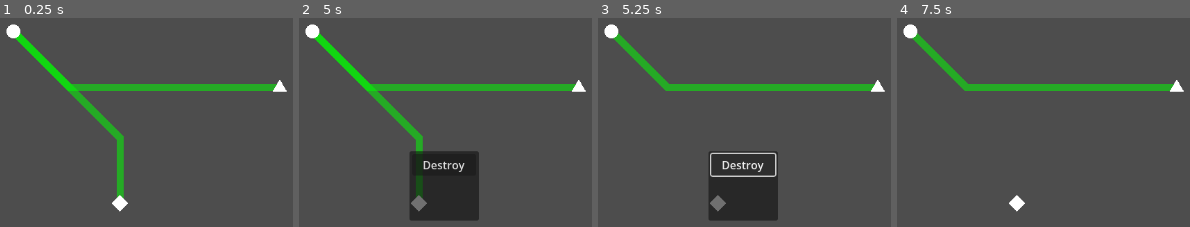
Above: before the commit, frames 1-4 (left to right).
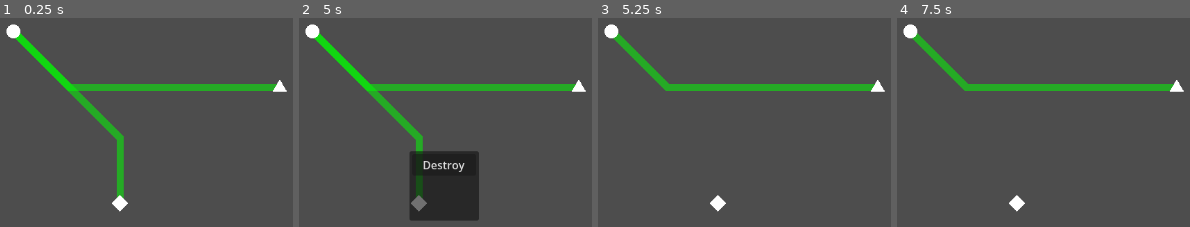
Above: after the commit, the same moments.

Repository: 9thAzure/CarbonCommuter
Game: Godot game, scene res://main/main.tscn
Two runs of this game, one before a commit and one after it. Both use one fixed random seed, a clock stepped at 60 frames per second and the inputs below.
Inputs (mouse positions are in pixels of both pictures, inside the frame that each line leads up to):
- Up to frame 1 (0.25 s): no input
- Up to frame 2 (5 s): tap Enter at 0.5, 2, 3.5 s; click (outside the picture) at 0.67 s; tap Space at 1.25, 2.75, 4.25 s; move the mouse to (outside the picture) at 1.27 s; click (outside the picture) at 1.42 s; move the mouse to (outside the picture) at 2.02 s; click (outside the picture) at 2.17 s; move the mouse to (outside the picture) at 2.77 s; click (outside the picture) at 2.92 s; move the mouse to (outside the picture) at 3.52 s; click (outside the picture) at 3.67 s; move the mouse to (410, 151) at 4.27 s; click (410, 151) at 4.42 s
- Up to frame 3 (5.25 s): click "Destroy" at 5 s
- Up to frame 4 (7.5 s): click (1043, 164) at 5.75 s, where only the run before the commit has a clickable "Destroy"; click (1043, 164) at 6.5 s, where only the run before the commit has a clickable "Destroy"; move the mouse to (outside the picture) at 7.27 s; click (outside the picture) at 7.42 s

Frames 1-2 are identical in both runs. In frame 3, 7.5% of the frame differs, in the area x 37-62%, y 63-97%; in frame 4, nothing differs.

Commit message:
leo's traffic code

Diff:
--- a/menu/popup_manager/line_menu/line_menu.gd
+++ b/menu/popup_manager/line_menu/line_menu.gd
@@ -14,3 +14,4 @@
 
 func _on_destroy_button_pressed() -> void:
 	destroy_line.emit(current_line)
+	hide()
--- a/menu/popup_manager/station_menu/station_menu.gd
+++ b/menu/popup_manager/station_menu/station_menu.gd
@@ -13,6 +13,6 @@
 	assert(current_station)
 
 
-
 func _on_create_line_button_pressed() -> void:
 	create_line.emit(current_station)
+	hide()
--- a/transport/line/line.gd
+++ b/transport/line/line.gd
@@ -18,12 +18,45 @@
 
 var distance := -1.0
 
+@export var emission_factor := 1.0
+var traffic := 0.0
+var passengers_in_transit := []  # Array of {destination: Station, travel_time: float}
+@export var travel_speed := 50.0  # Units per second
+
 func _ready() -> void:
 	assert(station1)
 	assert(station2)
 
 	station1.connected_lines.push_back(self)
 	station2.connected_lines.push_back(self)
+
+func add_passenger(destination: Station) -> void:
+	assert(distance > 0)
+
+	var travel_time = distance / travel_speed
+	passengers_in_transit.append({
+		"destination": destination,
+		"time_remaining": travel_time
+	})
+	traffic = passengers_in_transit.size()
+
+func _process(delta: float) -> void:
+	# Update all passengers traveling on this line
+	for i in range(passengers_in_transit.size() - 1, -1, -1):
+		passengers_in_transit[i].time_remaining -= delta
+
+		if passengers_in_transit[i].time_remaining <= 0:
+			# Passenger arrived!
+			var destination = passengers_in_transit[i].destination
+			destination.arrive_passenger()
+			passengers_in_transit.remove_at(i)
+
+	traffic = passengers_in_transit.size()
+
+func calculate_emissions() -> float:
+	assert(distance > 0)
+
+	return distance * traffic * emission_factor
 
 func _exit_tree() -> void:
 	station1.connected_lines.remove_at(station1.connected_lines.find(self))
--- a/transport/station/station.gd
+++ b/transport/station/station.gd
@@ -11,6 +11,8 @@
 var station_type := 0
 
 var connected_lines : Array[Line] = []
+
+var station_traffic := 0
 
 func _draw() -> void:
 	var collision_shape : Shape2D
@@ -36,3 +38,25 @@
 		points[i] = Vector2.UP.rotated(arc_angle * i) * size
 
 	return points
+
+func send_passenger():
+	if station_traffic <= 0:
+		return
+	if connected_lines.is_empty():
+		return
+	var random_line = connected_lines.pick_random()
+	var destination = random_line.station1 if random_line.station2 == self else random_line.station2
+	station_traffic -= 1
+	random_line.add_passenger(destination)
+
+func _on_spawn_traffic_timer_timeout() -> void:
+	var temp1 := randf() * 3 + 2
+	var temp2 := randf() + 0.5
+	%"SpawnTrafficTimer".wait_time = temp1
+	station_traffic += 1
+	%"SpawnTrafficTimer".wait_time = temp2
+	send_passenger()
+
+func arrive_passenger() -> void:
+	# Passenger has arrived and despawns
+	pass
--- a/transport/station/station.tscn
+++ b/transport/station/station.tscn
@@ -12,3 +12,10 @@
 
 [node name="CollisionShape2D" type="CollisionShape2D" parent="."]
 shape = SubResource("CircleShape2D_06ycu")
+
+[node name="SpawnTrafficTimer" type="Timer" parent="."]
+unique_name_in_owner = true
+wait_time = 5.0
+autostart = true
+
+[connection signal="timeout" from="SpawnTrafficTimer" to="." method="_on_spawn_traffic_timer_timeout"]
